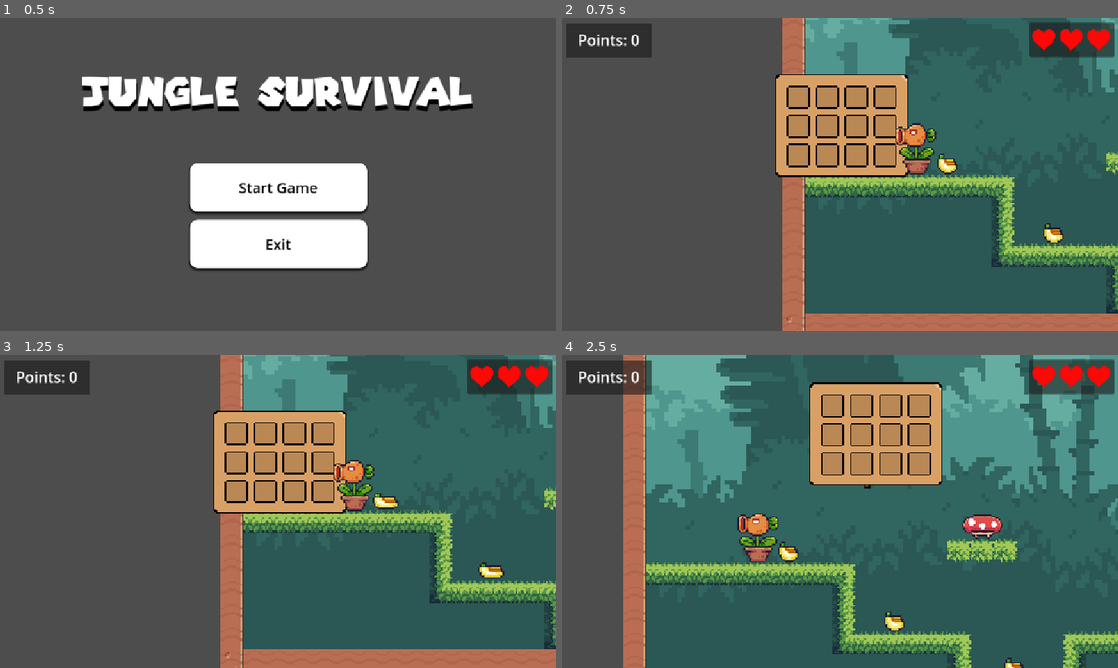
Above: before the commit, frames 1-4 (two rows, left to right).
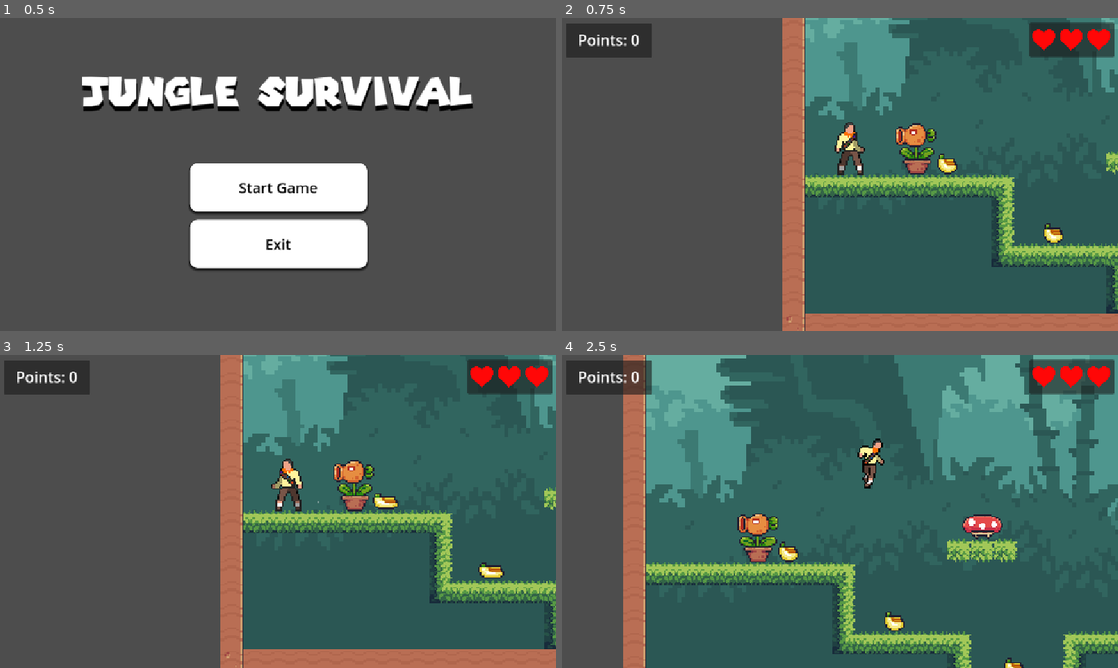
Above: after the commit, the same moments.

Repository: DavidNobela/UP
Game: Godot game, scene res://Scenes/main_menu.tscn
Two runs of this game, one before a commit and one after it. Both use one fixed random seed, a clock stepped at 60 frames per second and the inputs below.
Inputs:
- Up to frame 1 (0.5 s): no input
- Up to frame 2 (0.75 s): click "Start Game" at 0.5 s
- Up to frame 3 (1.25 s): no input
- Up to frame 4 (2.5 s): hold D (move_right) from 1.28 s (still down); tap E (e) at 1.35, 2.1 s; tap W (jump) at 1.52, 2.27 s

Frame 1 is identical in both runs. In frame 2, 7.6% of the frame differs, in the area x 38-63%, y 18-51%; in frame 3, 7.6%; in frame 4, 7.8%, in the area x 44-69%, y 8-42%.
Error before the commit: Parse Error: Annotation "@onready" cannot be applied to a function. (res://Inventory/inv_ui.gd:9)

Commit message:
unfinished inventory system
finish vid1 moving to vid2

Diff:
--- a/up/Inventory/inv_ui.gd
+++ b/up/Inventory/inv_ui.gd
@@ -4,10 +4,15 @@
 var is_open = false
 
 @onready var inv: Inv = preload("res://Inventory/playerInventory.tres")
-@onready
+@onready var slots : Array = $NinePatchRect/GridContainer.get_children()
 
 func _ready():
+	update_slots()
 	close()
+
+func update_slots():
+	for i in range(min(inv.item.size(), slots.size())):
+		slots[i].update(inv.item[i])
 
 func _process(delta):
 	if Input.is_action_just_pressed("e"):
--- a/up/Inventory/inv_ui_slots.gd
+++ b/up/Inventory/inv_ui_slots.gd
@@ -1,11 +1,11 @@
 extends Panel
 
 
-@onready var item_visual: Sprite2D = $item_display
+@onready var item_visual: Sprite2D = $CenterContainer/Panel/item_display
 
 func update(item: InvItem):
 	if !item:
-		item_visual.visable = false
+		item_visual.visible = false
 	else:
-		item_visual.visable = true
+		item_visual.visible = true
 		item_visual.texture = item.texture
--- a/up/Inventory/inv_ui_slots.tscn
+++ b/up/Inventory/inv_ui_slots.tscn
@@ -14,4 +14,13 @@
 texture = ExtResource("1_xqllb")
 centered = false
 
-[node name="item_display" type="Sprite2D" parent="."]
+[node name="CenterContainer" type="CenterContainer" parent="."]
+custom_minimum_size = Vector2(16, 16)
+layout_mode = 0
+offset_right = 16.0
+offset_bottom = 16.0
+
+[node name="Panel" type="Panel" parent="CenterContainer"]
+layout_mode = 2
+
+[node name="item_display" type="Sprite2D" parent="CenterContainer/Panel"]
